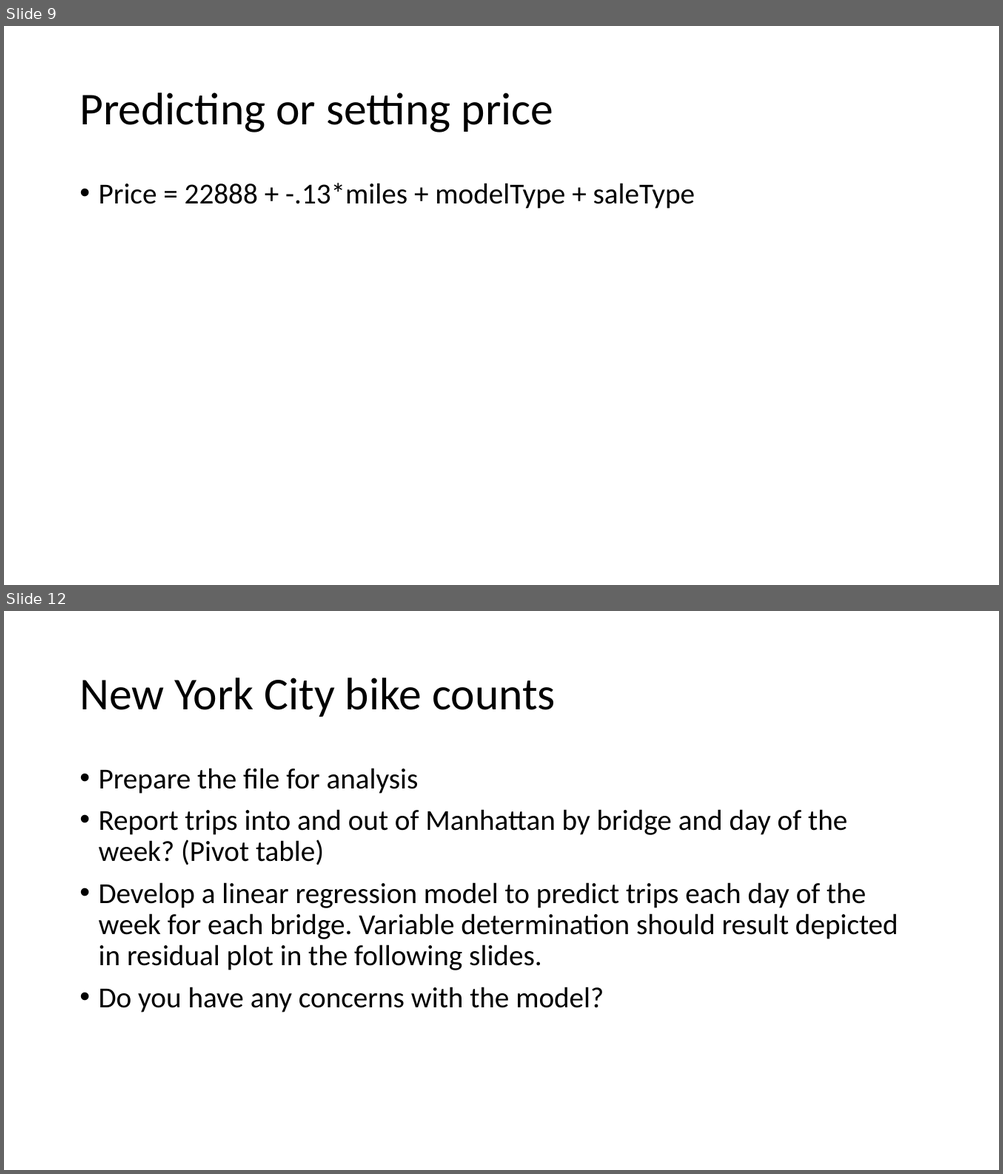
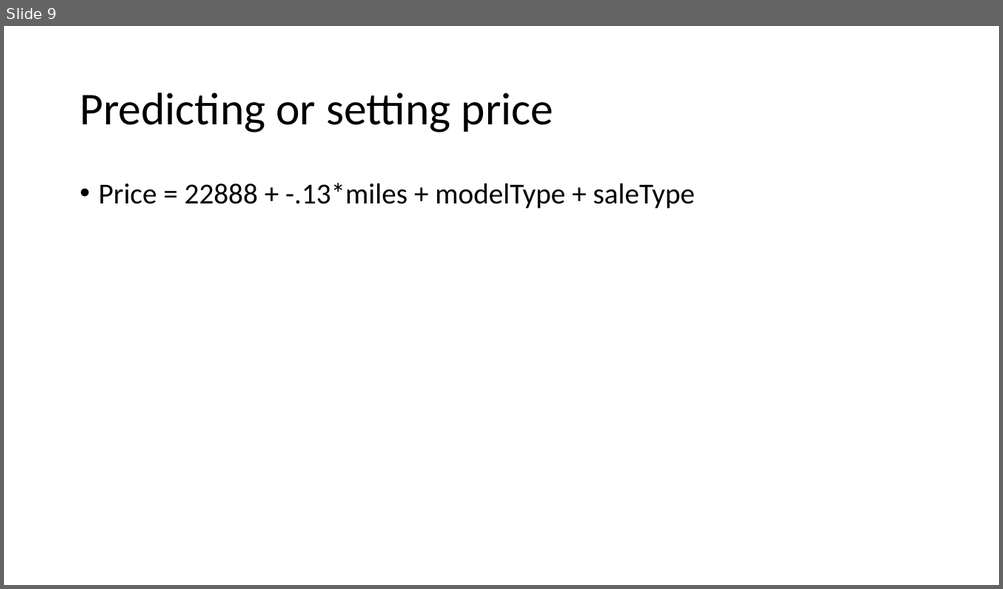
Before and after one commit to carolina-lima-salge/mist4610b, a slide deck: Explanatory analytics.pptx. Shown one above the other, each under a label of ours: slides 9 and 12 before the commit, slide 9 after it; the slides between them are not shown. The pictures are 1003x1174 and 1003x589 pixels, drawn with LibreOffice and Linux fonts; fonts in the diff are those of the drawing. Boxes give left, top, right and bottom in pixels: in the first picture for what was removed or moved away, otherwise in the second. Text is boxed around its words. In the diff, an @@ line names an element or a change of style, - is before the commit and + after.

```diff
--- a/Explanatory analytics.pptx
+++ b/Explanatory analytics.pptx
@@ slide 12 removed at box(4, 611, 999, 1170), background #FFFFFF @@
@@ title removed at box(79, 678, 555, 717) @@
-New York City bike counts
@@ text removed at box(99, 768, 898, 1013) @@
-• Prepare the file for analysis
-• Report trips into and out of Manhattan by bridge and day of the week? (Pivot table)
-• Develop a linear regression model to predict trips each day of the week for each bridge. Variable determination should result depicted in residual plot in the following slides.
-• Do you have any concerns with the model?
```
Also in this commit, not shown: 5 other slides removed, 1 other file.
